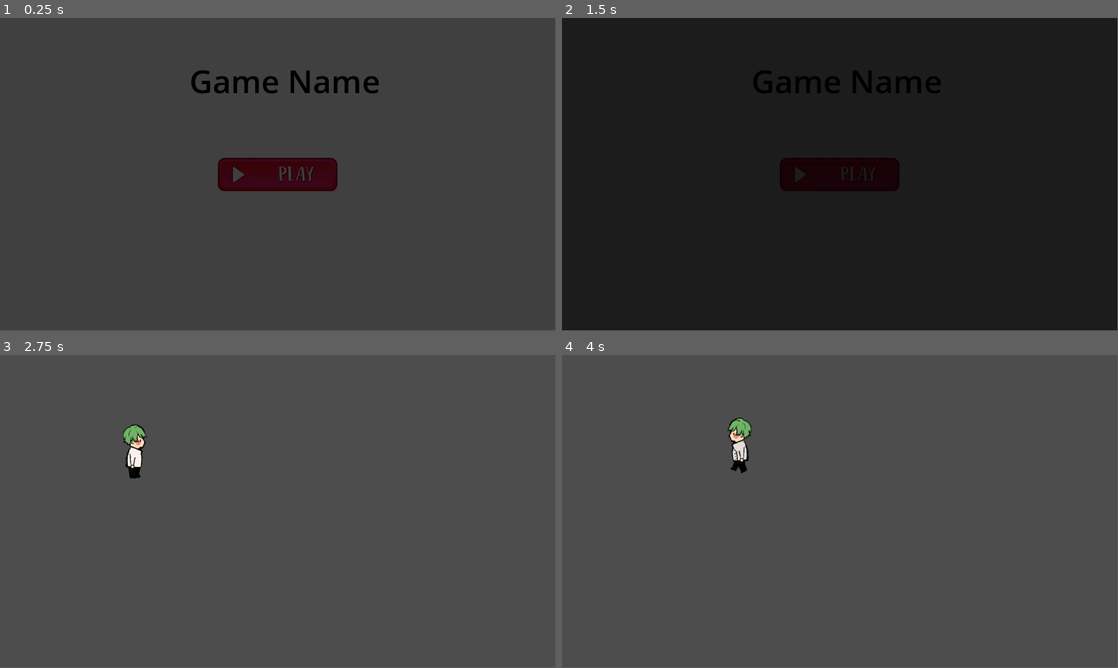
Above: before the commit, frames 1-4 (two rows, left to right).
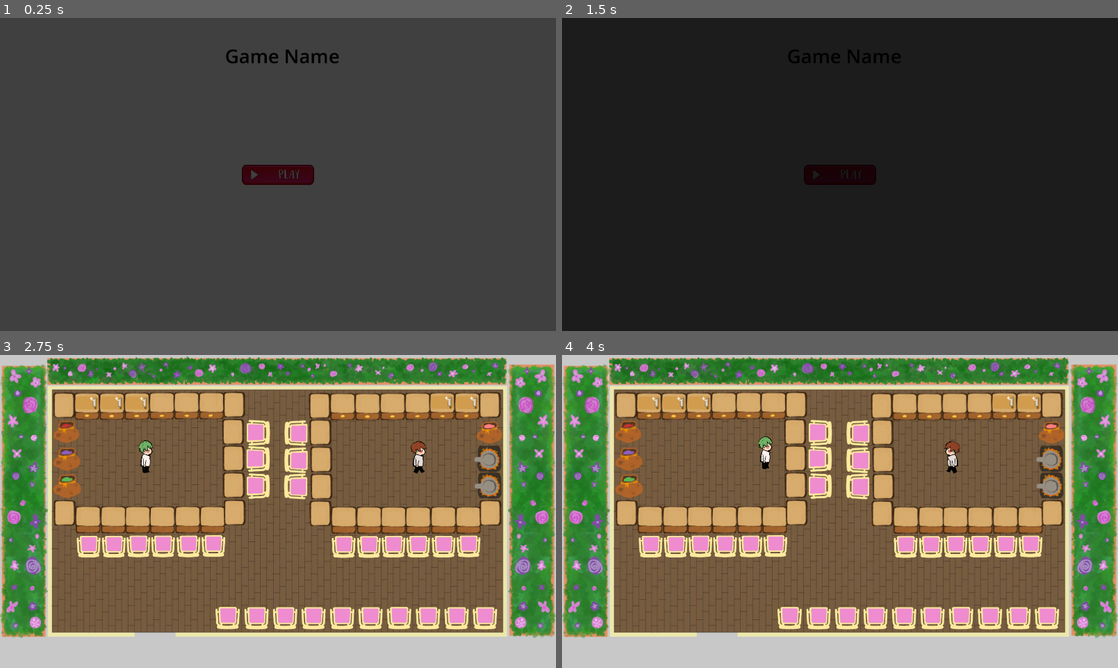
Above: after the commit, the same moments.

Repository: k1404635/Summer-Game-2024
Game: Godot game, scene res://Scenes/main_menu.tscn
Same seed, same stepped clock (60 frames per second), same inputs: the game is played once before the commit and once after it.
Inputs (mouse positions are in pixels of both pictures, inside the frame that each line leads up to):
- Up to frame 1 (0.25 s): no input
- Up to frame 2 (1.5 s): click (840, 174) at 0.5 s; click (840, 174) at 1.25 s
- Up to frame 3 (2.75 s): tap Enter at 2 s; hold D (MoveRight) from 2.03 s (still down); hold E (Switch Characters) from 2.03 s (still down); tap W (MoveUp) at 2.27 s
- Up to frame 4 (4 s): release E (Switch Characters) at 2.78 s; tap E (Switch Characters) at 2.85 s; tap W (MoveUp) at 3.02 s; release D (MoveRight) at 3.53 s; hold A (MoveLeft) from 3.53 s (still down); hold E (Switch Characters) from 3.53 s (still down)
In our replay, the window is 799x449 before the commit and 800x450 after it. These sizes can differ from the game's own. Grey fills any space a smaller window leaves; there, only what the larger window draws over its background counts as a difference.

The runs differ from the first frame. In frame 1, 2.8% of the frame differs, in the area x 34-69%, y 10-56%; in frame 2, 2.3%; in frame 3, 99%, in the area x 0-100%, y 0-100%; in frame 4, 99%.

Commit message:
swtich char and background done

Diff:
--- a/Scenes/main.tscn
+++ b/Scenes/main.tscn
@@ -1,22 +1,112 @@
-[gd_scene load_steps=20 format=3 uid="uid://big526h2iki81"]
+[gd_scene load_steps=31 format=3 uid="uid://big526h2iki81"]
 
 [ext_resource type="Script" path="res://Scripts/World.gd" id="1_wf74f"]
 [ext_resource type="Script" path="res://Scripts/MeatPlayer.gd" id="2_a50y4"]
+[ext_resource type="Texture2D" uid="uid://bpv21lh51gm0m" path="res://Icons/Players/MeatBack1.png" id="3_861wk"]
 [ext_resource type="Script" path="res://Scripts/VegPlayer.gd" id="3_jcb33"]
 [ext_resource type="Script" path="res://Scripts/PowerUpTimer.gd" id="4_a5wk3"]
-[ext_resource type="Texture2D" uid="uid://c6xqm6n8ipxt3" path="res://Icons/VegBack1.png" id="4_l36jq"]
-[ext_resource type="Texture2D" uid="uid://d0n1bmicfyj6q" path="res://Icons/VegBack2.png" id="5_14lcm"]
-[ext_resource type="Texture2D" uid="uid://7ro4xodnia4x" path="res://Icons/VegBackStill.png" id="6_3c77x"]
-[ext_resource type="Texture2D" uid="uid://nbwwdpq6llmj" path="res://Icons/VegFront1.png" id="6_11vv5"]
+[ext_resource type="Texture2D" uid="uid://c6xqm6n8ipxt3" path="res://Icons/Players/VegBack1.png" id="4_l36jq"]
+[ext_resource type="Texture2D" uid="uid://b4p1t4yr7ljah" path="res://Icons/Players/MeatBack2.png" id="4_s4tgr"]
+[ext_resource type="Texture2D" uid="uid://d0n1bmicfyj6q" path="res://Icons/Players/VegBack2.png" id="5_14lcm"]
+[ext_resource type="Texture2D" uid="uid://lnp1pfdoyggg" path="res://Icons/Players/MeatBackStill.png" id="5_xbrtl"]
+[ext_resource type="Texture2D" uid="uid://7ro4xodnia4x" path="res://Icons/Players/VegBackStill.png" id="6_3c77x"]
+[ext_resource type="Texture2D" uid="uid://nbwwdpq6llmj" path="res://Icons/Players/VegFront1.png" id="6_11vv5"]
 [ext_resource type="Script" path="res://Scripts/PowerUpMenu.gd" id="6_664k3"]
-[ext_resource type="Texture2D" uid="uid://clfln4lvde730" path="res://Icons/VegFront2.png" id="7_ebn8h"]
-[ext_resource type="Texture2D" uid="uid://baws8rokam6yf" path="res://Icons/VegFrontStill.png" id="8_7nkkr"]
-[ext_resource type="Texture2D" uid="uid://c73io3dbf3nxy" path="res://Icons/VegLeftStill.png" id="9_a55bm"]
-[ext_resource type="Texture2D" uid="uid://busdef8ebxn7o" path="res://Icons/VegLeft1.png" id="10_6aom6"]
-[ext_resource type="Texture2D" uid="uid://bruxh5kpv6ill" path="res://Icons/VegRightStill.png" id="12_xbw1v"]
-[ext_resource type="Texture2D" uid="uid://b7iy0hicl10oo" path="res://Icons/VegRight1.png" id="13_iuxe6"]
+[ext_resource type="Texture2D" uid="uid://c1pedc08d0mq6" path="res://Icons/Players/MeatFront1.png" id="6_xkqj6"]
+[ext_resource type="Texture2D" uid="uid://clfln4lvde730" path="res://Icons/Players/VegFront2.png" id="7_ebn8h"]
+[ext_resource type="Texture2D" uid="uid://bg4x84w0cnep" path="res://Icons/Players/MeatFront2.png" id="7_f8b8s"]
+[ext_resource type="Texture2D" uid="uid://dh1m0tw86oxsc" path="res://Icons/Players/MeatFrontStill.png" id="8_02w81"]
+[ext_resource type="Texture2D" uid="uid://baws8rokam6yf" path="res://Icons/Players/VegFrontStill.png" id="8_7nkkr"]
+[ext_resource type="Texture2D" uid="uid://c73io3dbf3nxy" path="res://Icons/Players/VegLeftStill.png" id="9_a55bm"]
+[ext_resource type="Texture2D" uid="uid://igbfi1o8fe5" path="res://Icons/Players/MeatLeftStill.png" id="9_d5pfa"]
+[ext_resource type="Texture2D" uid="uid://busdef8ebxn7o" path="res://Icons/Players/VegLeft1.png" id="10_6aom6"]
+[ext_resource type="Texture2D" uid="uid://beglhcuidkhhu" path="res://Icons/Players/MeatLeft1.png" id="10_bn4cr"]
+[ext_resource type="Texture2D" uid="uid://durx62ccne15" path="res://Icons/Players/MeatRightStill.png" id="11_bgbfn"]
+[ext_resource type="Texture2D" uid="uid://dj5vpa4tnjys4" path="res://Icons/Players/MeatRight1.png" id="12_j6m5y"]
+[ext_resource type="Texture2D" uid="uid://bruxh5kpv6ill" path="res://Icons/Players/VegRightStill.png" id="12_xbw1v"]
+[ext_resource type="Texture2D" uid="uid://b7iy0hicl10oo" path="res://Icons/Players/VegRight1.png" id="13_iuxe6"]
 [ext_resource type="AudioStream" uid="uid://5jtbe4ww7vdf" path="res://Audio/Gameplay Track.mp3" id="17_2cbpq"]
 [ext_resource type="PackedScene" uid="uid://rub2cbpyxjqa" path="res://GUI.tscn" id="18_46r3v"]
+[ext_resource type="Texture2D" uid="uid://hbitdqthnp2i" path="res://Icons/Restaurant.png" id="24_vxv6i"]
+
+[sub_resource type="SpriteFrames" id="SpriteFrames_xxkhc"]
+animations = [{
+"frames": [{
+"duration": 1.7,
+"texture": ExtResource("3_861wk")
+}, {
+"duration": 1.7,
+"texture": ExtResource("4_s4tgr")
+}],
+"loop": true,
+"name": &"MeatBack",
+"speed": 5.0
+}, {
+"frames": [{
+"duration": 1.0,
+"texture": ExtResource("5_xbrtl")
+}],
+"loop": true,
+"name": &"MeatBackStill",
+"speed": 5.0
+}, {
+"frames": [{
+"duration": 1.7,
+"texture": ExtResource("6_xkqj6")
+}, {
+"duration": 1.7,
+"texture": ExtResource("7_f8b8s")
+}],
+"loop": true,
+"name": &"MeatFront",
+"speed": 5.0
+}, {
+"frames": [{
+"duration": 1.0,
+"texture": ExtResource("8_02w81")
+}],
+"loop": true,
+"name": &"MeatFrontStill",
+"speed": 5.0
+}, {
+"frames": [{
+"duration": 1.7,
+"texture": ExtResource("9_d5pfa")
+}, {
+"duration": 1.7,
+"texture": ExtResource("10_bn4cr")
+}],
+"loop": true,
+"name": &"MeatLeft",
+"speed": 5.0
+}, {
+"frames": [{
+"duration": 1.0,
+"texture": ExtResource("9_d5pfa")
+}],
+"loop": true,
+"name": &"MeatLeftStill",
+"speed": 5.0
+}, {
+"frames": [{
+"duration": 1.7,
+"texture": ExtResource("11_bgbfn")
+}, {
+"duration": 1.7,
+"texture": ExtResource("12_j6m5y")
+}],
+"loop": true,
+"name": &"MeatRight",
+"speed": 5.0
+}, {
+"frames": [{
+"duration": 1.0,
+"texture": ExtResource("11_bgbfn")
+}],
+"loop": true,
+"name": &"MeatRightStill",
+"speed": 5.0
+}]
 
 [sub_resource type="SpriteFrames" id="SpriteFrames_bwmtd"]
 animations = [{
@@ -97,19 +187,19 @@
 "speed": 5.0
 }]
 
-[sub_resource type="CanvasTexture" id="CanvasTexture_5wuk8"]
-
 [node name="World" type="Node2D"]
 script = ExtResource("1_wf74f")
 
 [node name="MeatPlayer" type="CharacterBody2D" parent="."]
 z_index = 10
-position = Vector2(950, 200)
+position = Vector2(1400, 350)
 script = ExtResource("2_a50y4")
 
 [node name="MeatPlayerSprite" type="AnimatedSprite2D" parent="MeatPlayer"]
-scale = Vector2(0.507194, 0.457692)
-animation = &""
+scale = Vector2(0.0839071, 0.0757178)
+sprite_frames = SubResource("SpriteFrames_xxkhc")
+animation = &"MeatRight"
+frame_progress = 0.588908
 
 [node name="MeatPlayerCollision" type="CollisionShape2D" parent="MeatPlayer"]
 
@@ -123,15 +213,14 @@
 
 [node name="VegPlayer" type="CharacterBody2D" parent="."]
 z_index = 10
-position = Vector2(225, 200)
+position = Vector2(510, 350)
 script = ExtResource("3_jcb33")
 
 [node name="VegPlayerSprite" type="AnimatedSprite2D" parent="VegPlayer"]
 scale = Vector2(0.08, 0.08)
 sprite_frames = SubResource("SpriteFrames_bwmtd")
-animation = &"VegLeft"
-frame = 1
-frame_progress = 0.423684
+animation = &"VegRight"
+frame_progress = 0.479296
 
 [node name="VegPlayerCollision" type="CollisionShape2D" parent="VegPlayer"]
 
@@ -158,12 +247,6 @@
 [node name="Collision" type="CollisionShape2D" parent="NPC1/NPCInteraction"]
 
 [node name="NPCPathing" type="Node2D" parent="NPC1"]
-
-[node name="Background" type="Sprite2D" parent="."]
-visible = false
-position = Vector2(574.75, 322.25)
-scale = Vector2(1154.95, 648)
-texture = SubResource("CanvasTexture_5wuk8")
 
 [node name="UILayer" type="CanvasLayer" parent="."]
 visible = false
@@ -222,3 +305,13 @@
 autoplay = true
 
 [node name="GUI" parent="." instance=ExtResource("18_46r3v")]
+
+[node name="TextureRect" type="TextureRect" parent="."]
+anchors_preset = 15
+anchor_right = 1.0
+anchor_bottom = 1.0
+offset_right = 1920.0
+offset_bottom = 1080.0
+grow_horizontal = 2
+grow_vertical = 2
+texture = ExtResource("24_vxv6i")
--- a/Scripts/MeatPlayer.gd
+++ b/Scripts/MeatPlayer.gd
@@ -2,6 +2,7 @@
 
 @onready var all_interactions = []
 @onready var holding_object = []
+@onready var active = true
 
 # var in_interaction = false
 var interaction_timeout = 0
@@ -34,7 +35,7 @@
 	var direction = Input.get_vector("MoveLeft", "MoveRight", "MoveUp", "MoveDown")
 
 	# x-axis movement
-	if not(frozen):
+	if not(frozen) and active:
 		if direction.x:
 			velocity.x = direction.x * SPEED * delta
 		else:
--- a/Scripts/VegPlayer.gd
+++ b/Scripts/VegPlayer.gd
@@ -2,6 +2,7 @@
 
 @onready var all_interactions = []
 @onready var holding_object = []
+@onready var active = false
 
 # var in_interaction = false
 var interaction_timeout = 0
@@ -34,7 +35,7 @@
 	var direction = Input.get_vector("MoveLeft", "MoveRight", "MoveUp", "MoveDown")
 
 	# x-axis movement
-	if not(frozen):
+	if not(frozen) and active:
 		if direction.x:
 			velocity.x = direction.x * SPEED * delta
 		else:
--- a/Scripts/World.gd
+++ b/Scripts/World.gd
@@ -1,9 +1,6 @@
 extends Node2D
 
 @export var PLAYER_VELOCITY = 10
-
-const SCREEN_WIDTH = 1152
-const SCREEN_HEIGHT = 648
 
 var score = 0
 var highscore = 0 # setting highscore to 0 here is a bad idea (have to look up how to keep track of it - maybe use global??)
@@ -30,9 +27,15 @@
 			$UILayer/PauseMenu.pause()
 			$UILayer/PauseMenu.visible = true
 
+func _input(event):
+	if Input.is_action_pressed("Switch Characters"):
+		var temp_state = $VegPlayer.active
+		$VegPlayer.active = $MeatPlayer.active
+		$MeatPlayer.active = temp_state
+
 func reset():
-	$MeatPlayer.position = Vector2(950, 200)
-	$VegPlayer.position = Vector2(225, 200)
+	$MeatPlayer.position = Vector2(1400, 350)
+	$VegPlayer.position = Vector2(510, 350)
 
 	# might be nice to put a freeze here and then say the instructions before starting (add this last since we might not have enough time)
 
--- a/project.godot
+++ b/project.godot
@@ -14,6 +14,13 @@
 run/main_scene="res://Scenes/main_menu.tscn"
 config/features=PackedStringArray("4.2", "Mobile")
 config/icon="res://Icons/icon.svg"
+
+[display]
+
+window/size/viewport_width=1920
+window/size/viewport_height=1080
+window/stretch/mode="viewport"
+window/stretch/aspect="ignore"
 
 [input]
 
Binary file added: Icons/Food/Cabbage.png
Not shown, added: Icons/Food/Cabbage.png.import
Binary file added: Icons/Food/CookedMeat.png
Not shown, added: Icons/Food/CookedMeat.png.import
Binary file added: Icons/Food/CutCabbage.png
Not shown, added: Icons/Food/CutCabbage.png.import
Binary file added: Icons/Food/CutEggplant.png
Not shown, added: Icons/Food/CutEggplant.png.import
Binary file added: Icons/Food/CutTomato.png
Not shown, added: Icons/Food/CutTomato.png.import
Binary file added: Icons/Food/Eggplant.png
Not shown, added: Icons/Food/Eggplant.png.import
(and 69 more such lines)
